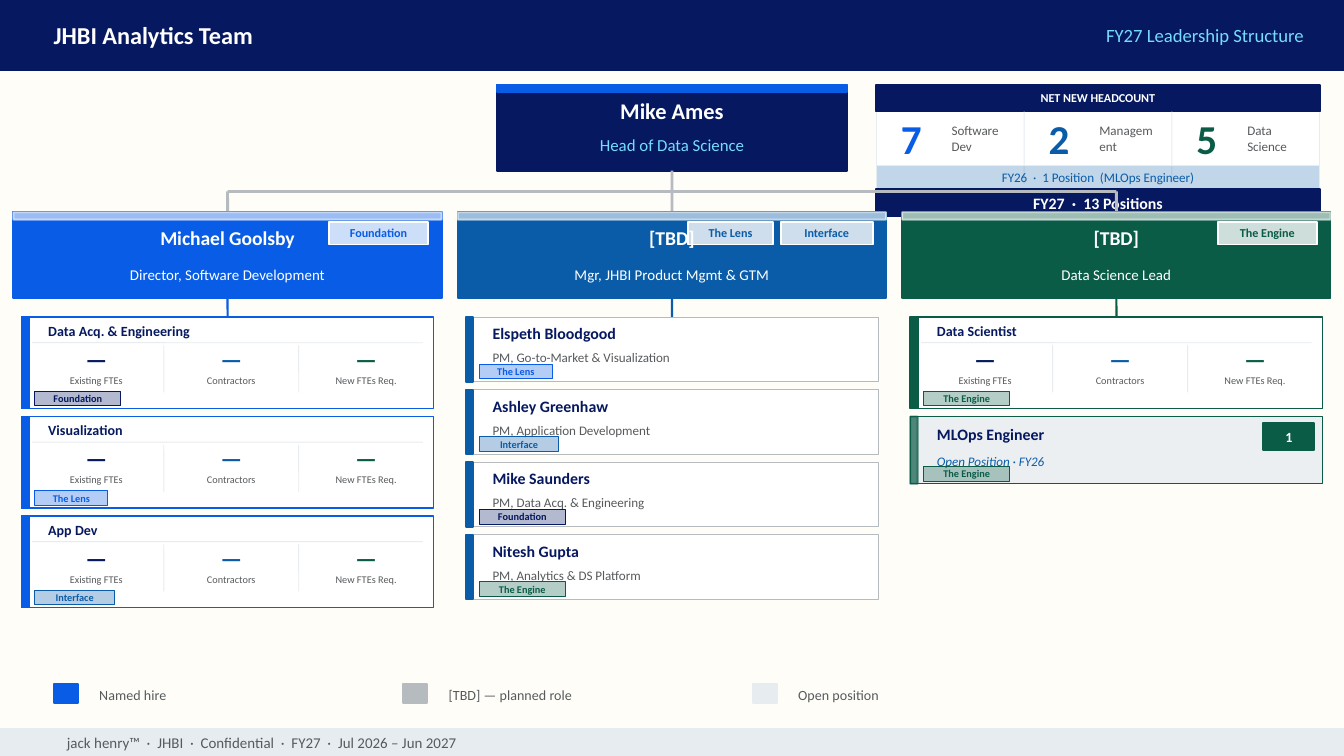
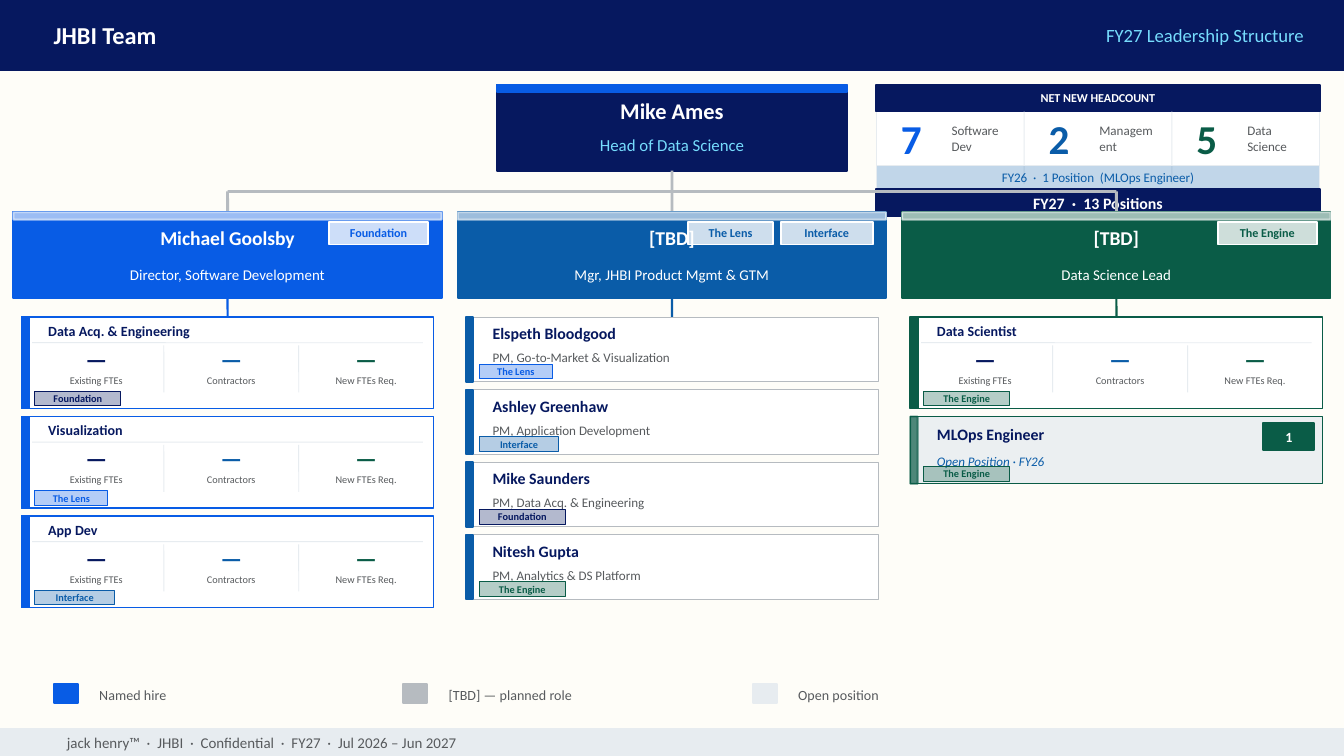
Before and after one commit to MonkeyWrenchGang/jhai_presentations, a slide deck: slide 3 of jhbi-roadmap-2026.pptx. Drawn at 1344x756 pixels with LibreOffice and Linux fonts; fonts in the diff are those of the drawing. Boxes give left, top, right and bottom in pixels: in the first picture for what was removed or moved away, otherwise in the second. Text is boxed around its words. In the diff, an @@ line names an element or a change of style, - is before the commit and + after.

Commit message:
QA pass: remove JHBI Analytics → JHBI everywhere; sync Q_INITIATIVES and DELIVERABLES to new app names

```diff
--- a/jhbi-roadmap-2026.pptx
+++ b/jhbi-roadmap-2026.pptx
@@ text at <box>54,28,156,44</box>: text changed @@
-JHBI Analytics Team
+JHBI Team
```
Also in this commit, not shown: 6 other slides changed.
